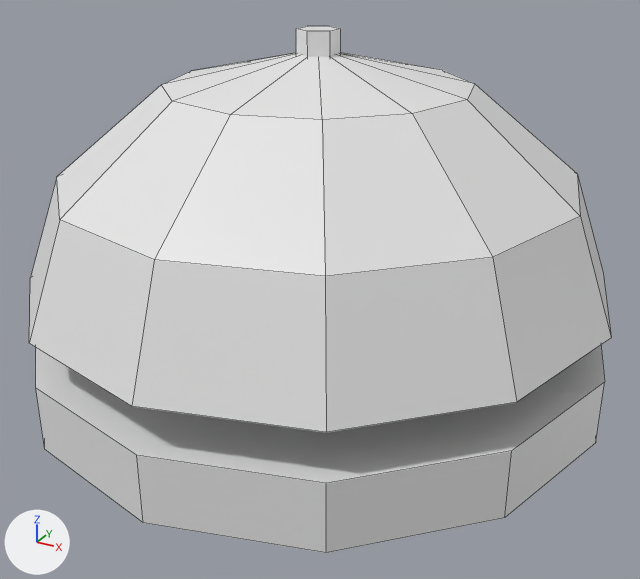
The FBX model Assets/Models/Equipment/callBell.fbx: old version first, new version second.
Before and after are seen from a 50 mm camera at (1.38, -2.51, 1.46) aimed at (0.05, -0.09, 0.25). The axes (+X, +Y, +Z) are drawn at lower left. The lights are the same throughout. Mesh edges are drawn as thin lines. Where no turn or scale is listed for an object, it has been applied to the vertices.
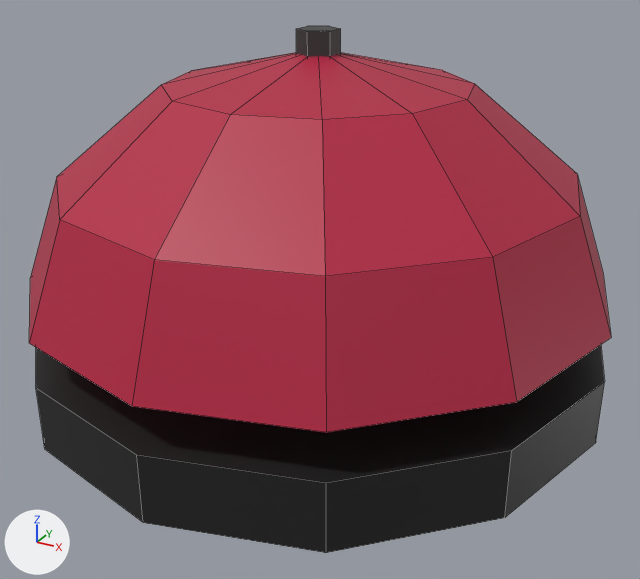
Edits to the bpy script that builds the scene:
```text
Add mat_material_001:
    mat_material_001 = principled_material('Material.001')
    mat_material_001.base_color = (0.459, 0.0146, 0.0543)  # red #b42042
Add mat_material_003:
    mat_material_003 = principled_material('Material.003')
    mat_material_003.base_color = (0.0134, 0.0134, 0.0134)  # black #1f1f1f
Add mat_material_002:
    mat_material_002 = principled_material('Material.002')
    mat_material_002.base_color = (0.0399, 0.0399, 0.0399)  # black #383838
Change me_sphere:
    where me_sphere.from_pydata(...)  # 37 vertices, 36 faces; spans x -1.0..1.0, y -1.0..1.0, z 0.05..0.82
    add me_sphere.materials.append(mat_material_001)  # red #b42042
Change me_cylinder_002:
    where me_cylinder_002.from_pydata(...)  # 24 vertices, 14 faces; spans x -1.0..1.0, y -1.0..1.0, z -0.11..0.11
    add me_cylinder_002.materials.append(mat_material_003)  # black #1f1f1f
Change me_cylinder_004:
    where me_cylinder_004.from_pydata(...)  # 12 vertices, 8 faces; spans x -0.0602..0.0602, y -0.0695..0.0695, z -0.0695..0.0695
    add me_cylinder_004.materials.append(mat_material_002)  # black #383838
```

Changed parts and their boxes [x1, y1, x2, y2] in the pictures (640 x 579 px):
'Sphere', recoloured (white to red)
    both: [29, 53, 611, 432]
'Cylinder', recoloured (grey to black)
    both: [36, 345, 605, 553]
'Cylinder.002', recoloured (grey to black)
    both: [296, 26, 341, 57]
